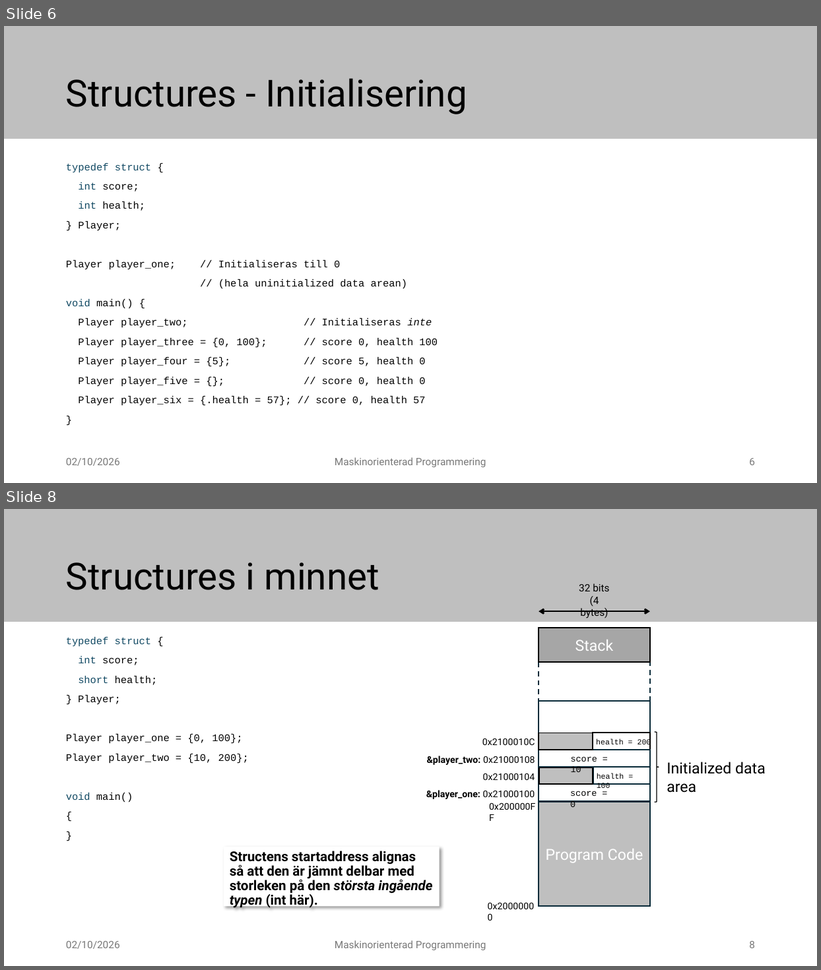
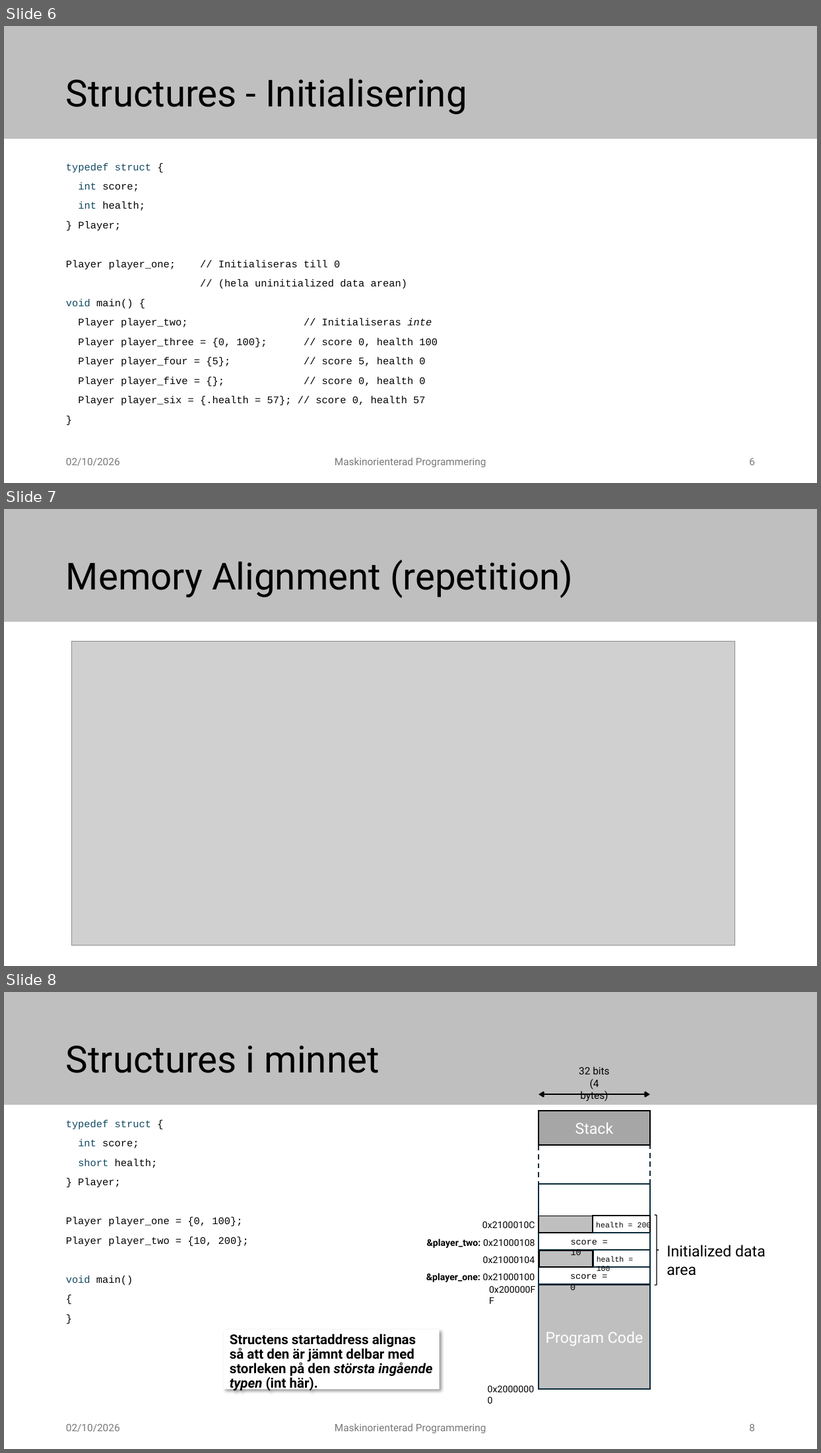
Before and after one commit to elias-at-chalmers/mop-lecture_notes-mirror, a slide deck: slides/lecture07_structures.pptx. Shown one above the other, each under a label of ours: slides 6 and 8 before the commit, slides 6, 7 and 8 after it; the slides between them are not shown. The pictures are 821x970 and 821x1453 pixels, drawn with LibreOffice and Linux fonts; fonts in the diff are those of the drawing; grey boxes stand for pictures. Boxes give left, top, right and bottom in pixels: in the first picture for what was removed or moved away, otherwise in the second. Text is boxed around its words. In the diff, an @@ line names an element or a change of style, - is before the commit and + after.

```diff
--- a/slides/lecture07_structures.pptx
+++ b/slides/lecture07_structures.pptx
@@ slide 7 added at <box>4,509,817,966</box>, background #FFFFFF; not listed: 1 template element that a slide beside it also shows @@
@@ title added at <box>66,560,573,598</box>, 44 pt, text #000000 @@
+Memory Alignment (repetition)
@@ picture added at <box>72,642,735,946</box> @@
```
Also in this commit, not shown: 1 slide changed, 1 other slide added, 2 slides removed.
